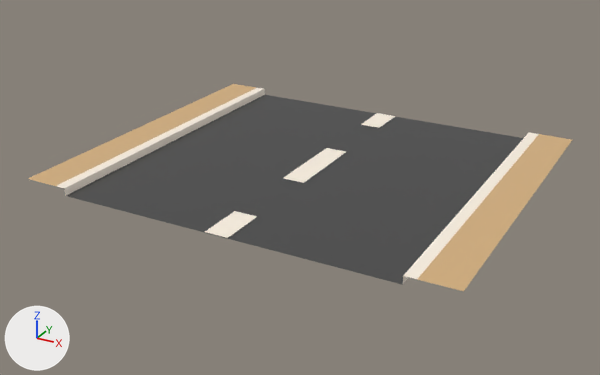
Before and after pictures for a commit that changed the FBX model Assets/000.Eeeeden/00-Fbxs/jin_test/Road/Map-Road-Rine.fbx.
The view is the same before and after, from a 50 mm lens placed at (2.02, -3.86, 1.77), pointed at (-0.05, -0.09, -0.11). The lights are fixed; the arrows at lower left show +X, +Y and +Z. Where no turn or scale is listed for an object, it has been applied to the vertices.

Names of what the first picture shows: 'Map-Road-Rine'.
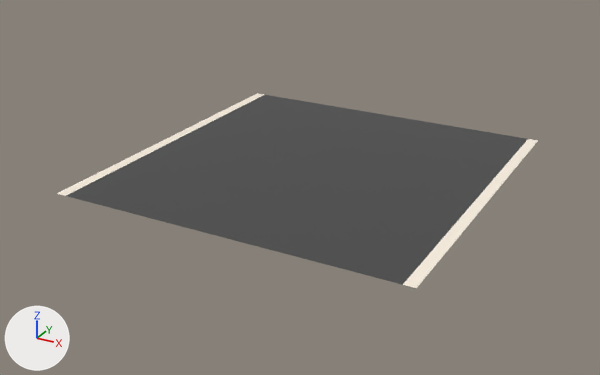
The newer file is also rescaled (x0.6) as a whole; pictures and numbers use the older file's frame.

Pixel boxes [x1, y1, x2, y2] of what changed, in the pictures (600 x 375 px):
'Map-Road-Rine', reshaped (12% narrower)
    before: [28, 84, 572, 291]
    after: [57, 93, 538, 288]
part 1 of me_map_road_rine, deleted
    before: [361, 113, 395, 128]
part 2 of me_map_road_rine, deleted
    before: [284, 148, 346, 183]
part 3 of me_map_road_rine, deleted
    before: [205, 211, 257, 238]
part 4 of me_map_road_rine, cut back
    before: [28, 84, 265, 196]
    after: [57, 93, 264, 196]
part 5 of me_map_road_rine, cut back
    before: [403, 132, 572, 291]
    after: [403, 139, 538, 288]

What the commit changed:
me_map_road_rine is used by ob_map_road_rine; location (0.0, 0.0, 0.0).
Verts and faces of me_map_road_rine; kept vertices keep their numbers, new ones are numbered from 28.
Before the commit, vertices of me_map_road_rine: 0 (-1.0, 1.0, 0.04) at pixel (257, 87), 2 (-1.0, -1.0, 0.04) at pixel (55, 186), 4 (-0.94, -1.0, 0.0) at pixel (65, 195), 5 (-0.94, 1.0, 0.0) at pixel (264, 94), 8 (-0.94, 1.0, 0.04) at pixel (264, 88).
Before the commit, vertices of me_map_road_rine: 9 (-0.94, -1.0, 0.04) at pixel (64, 188), 17 (-1.2, -1.0, 0.04) at pixel (27, 178), 19 (-1.2, 1.0, 0.04) at pixel (233, 83).
Before the commit, vertices of me_map_road_rine: 1 (1.0, -1.0, 0.04) at pixel (417, 279), 3 (1.0, 1.0, 0.04) at pixel (539, 134), 6 (0.94, 1.0, 0.04) at pixel (528, 132), 7 (0.94, -1.0, 0.04) at pixel (403, 275), 10 (0.94, 1.0, 0.0).
Before the commit, vertices of me_map_road_rine: 11 (0.94, -1.0, 0.0) at pixel (402, 284), 16 (1.2, -1.0, 0.04) at pixel (463, 291), 18 (1.2, 1.0, 0.04) at pixel (572, 139).
me_map_road_rine had 28 vertices, 10 faces and spanned x -1.2..1.2, y -1.0..1.0, z 0.0..0.04.
me_map_road_rine now has 8 vertices, 3 faces and spans x -1.0..1.0, y -1.0..1.0, z 0.0.
me_map_road_rine part 1: the loose piece of 4 vertices spanning x -0.07..0.07, y 0.74..1.0, z 0.0 is deleted.
me_map_road_rine part 2: the loose piece of 4 vertices spanning x -0.07..0.07, y -0.26..0.26, z 0.0 is deleted.
me_map_road_rine part 3: the loose piece of 4 vertices spanning x -0.07..0.07, y -1.0..-0.74, z 0.0 is deleted.
Part 4, on me_map_road_rine:
Vertices deleted: 0, 2, 8, 9, 17, 19 (with the faces that use them).
New vertex 28 is at (-1.0, 1.0, 0.0), pixel (257, 93).
New vertex 30 is at (-1.0, -1.0, 0.0), pixel (56, 193).
New faces: (4, 5, 28, 30).
Part 5, on me_map_road_rine:
Vertices deleted: 1, 3, 6, 7, 16, 18 (with the faces that use them).
New vertex 29 is at (1.0, -1.0, 0.0), pixel (416, 288).
New vertex 31 is at (1.0, 1.0, 0.0), pixel (538, 140).
New faces: (10, 11, 29, 31).
